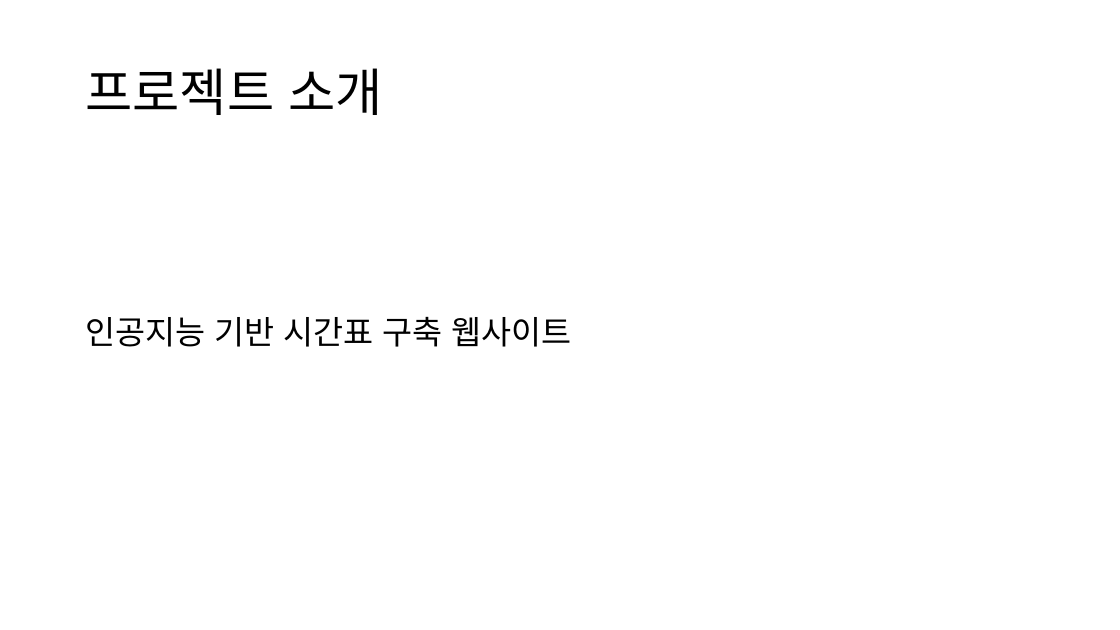
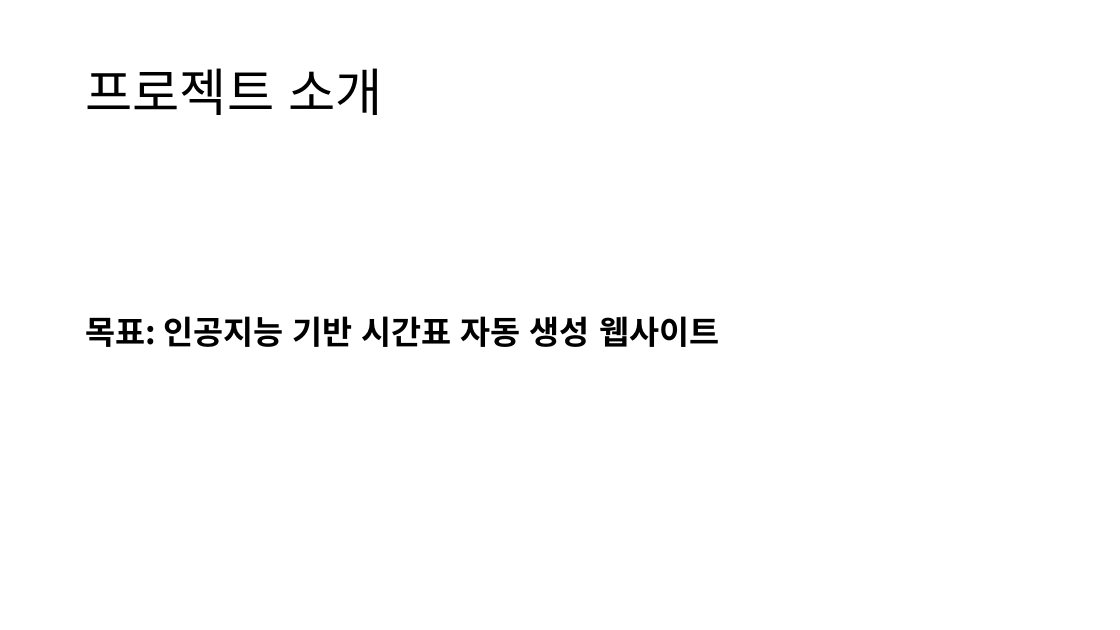
Before and after one commit to gichangee/chat-gpt-timetable, a slide deck: slide 6 of docs/중간발표자료.pptx. Drawn at 1120x630 pixels with LibreOffice and Linux fonts; fonts in the diff are those of the drawing. Boxes give left, top, right and bottom in pixels: in the first picture for what was removed or moved away, otherwise in the second. Text is boxed around its words. In the diff, an @@ line names an element or a change of style, - is before the commit and + after.

```diff
--- a/docs/중간발표자료.pptx
+++ b/docs/중간발표자료.pptx
@@ text at [85, 316, 719, 347]: text changed; bold on @@
-인공지능 기반 시간표 구축 웹사이트
+목표: 인공지능 기반 시간표 자동 생성 웹사이트
```
Also in this commit, not shown: 3 other slides changed, 8 slides added, 3 other files.
